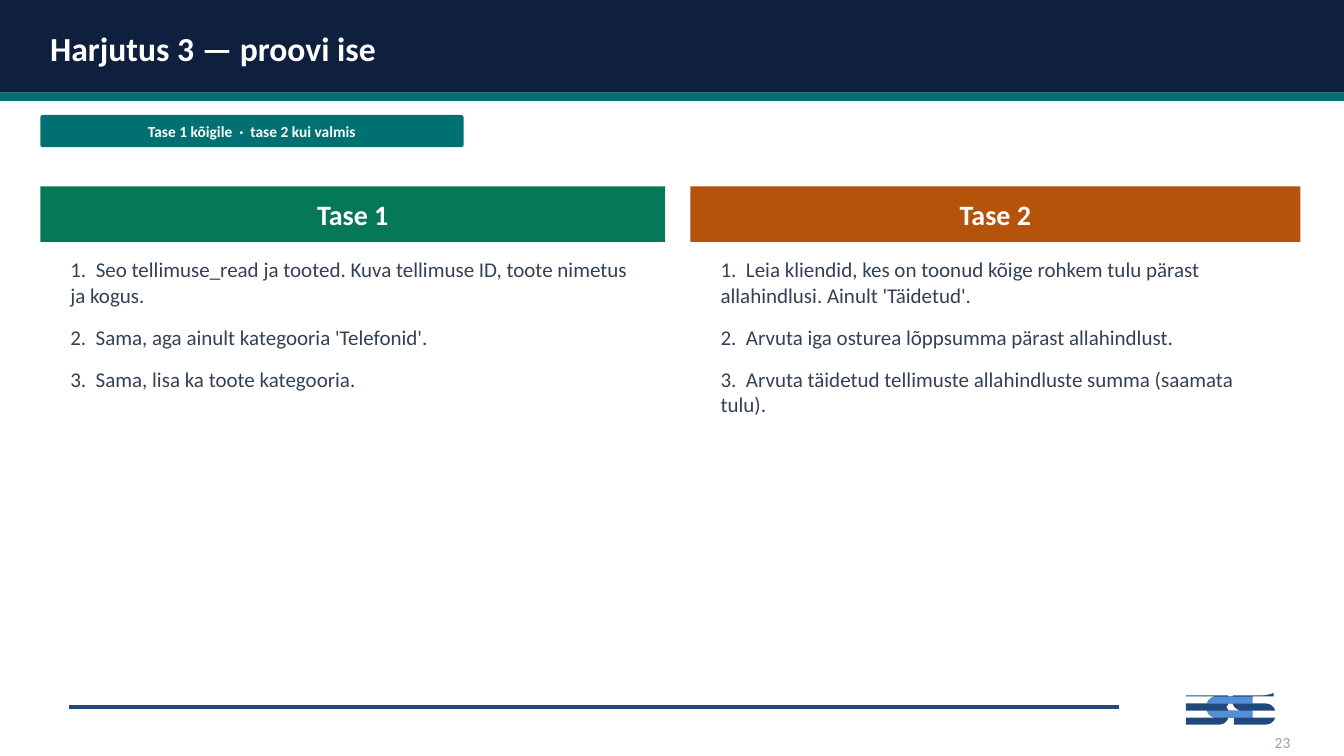
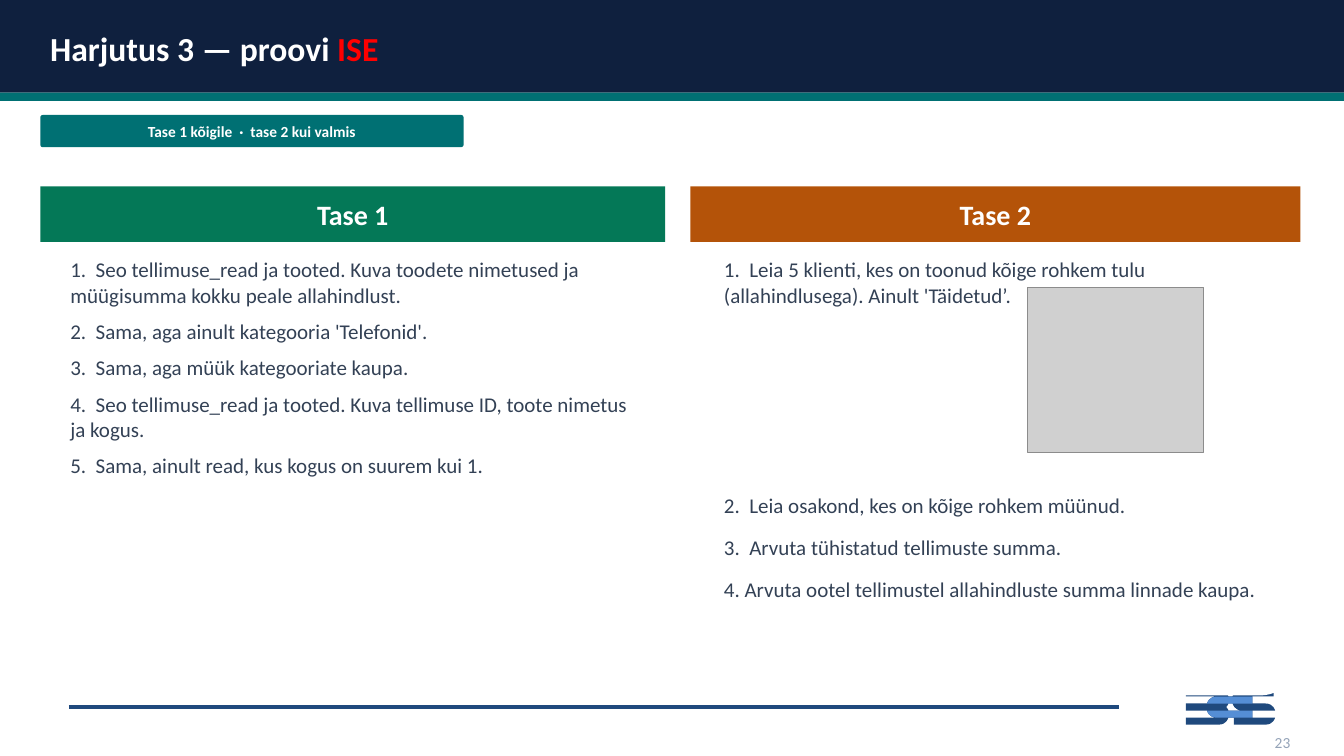
Before and after one commit to emilieabel/andmetarkus, a slide deck: slide 21 of Materjalid/Day8 SQL/8-paev-andmetarkus-esitlus.pptx (slide 18 before the commit). Drawn at 1344x756 pixels with LibreOffice and Linux fonts; fonts in the diff are those of the drawing; grey boxes stand for pictures. Boxes give left, top, right and bottom in pixels: in the first picture for what was removed or moved away, otherwise in the second. Text is boxed around its words. In the diff, an @@ line names an element or a change of style, - is before the commit and + after.

```diff
--- a/Materjalid/Day8 SQL/8-paev-andmetarkus-esitlus.pptx
+++ b/Materjalid/Day8 SQL/8-paev-andmetarkus-esitlus.pptx
@@ text at bbox=[50, 37, 378, 67]: text changed @@
-Harjutus 3 — proovi ise
+Harjutus 3 — proovi ISE
@@ text at bbox=[70, 262, 579, 307]: text changed @@
-1. Seo tellimuse_read ja tooted. Kuva tellimuse ID, toote nimetus ja kogus.
+1. Seo tellimuse_read ja tooted. Kuva toodete nimetused ja müügisumma kokku peale allahindlust.
@@ text at bbox=[724, 262, 1255, 601]: text changed @@
-1. Leia kliendid, kes on toonud kõige rohkem tulu pärast allahindlusi. Ainult 'Täidetud'.
-2. Arvuta iga osturea lõppsumma pärast allahindlust.
-3. Arvuta täidetud tellimuste allahindluste summa (saamata tulu).
+1. Leia 5 klienti, kes on toonud kõige rohkem tulu (allahindlusega). Ainult 'Täidetud’.
+2. Leia osakond, kes on kõige rohkem müünud.
+3. Arvuta tühistatud tellimuste summa.
+4. Arvuta ootel tellimustel allahindluste summa linnade kaupa.
@@ picture added at bbox=[1028, 287, 1205, 453] @@
@@ text at bbox=[70, 324, 427, 343]: less space between paragraphs @@
@@ text at bbox=[70, 360, 626, 477]: text changed @@
-3. Sama, lisa ka toote kategooria.
+3. Sama, aga müük kategooriate kaupa.
+4. Seo tellimuse_read ja tooted. Kuva tellimuse ID, toote nimetus ja kogus.
+5. Sama, ainult read, kus kogus on suurem kui 1.
```
Also in this commit, not shown: 17 other slides changed, 20 slides added, 5 slides removed, 7 other files.
